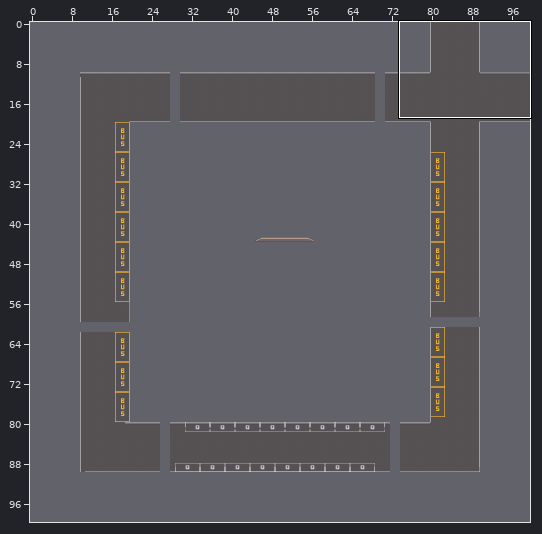
Two versions of a level (Tiled map, res/tiled/Overworld.tmx). The picture above shows the old version from afar; the outline marks the close-up.
Close-up. Before the edit:
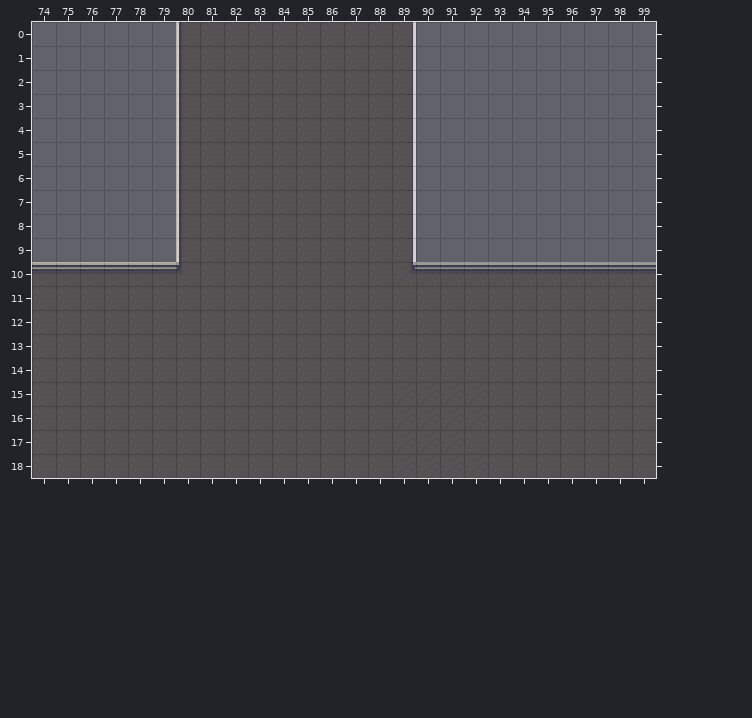
Cells are 16x16 px. Shown: x 74..99, y 0..18. The commit also changed other parts of the map, which this record leaves out.
And afterwards:
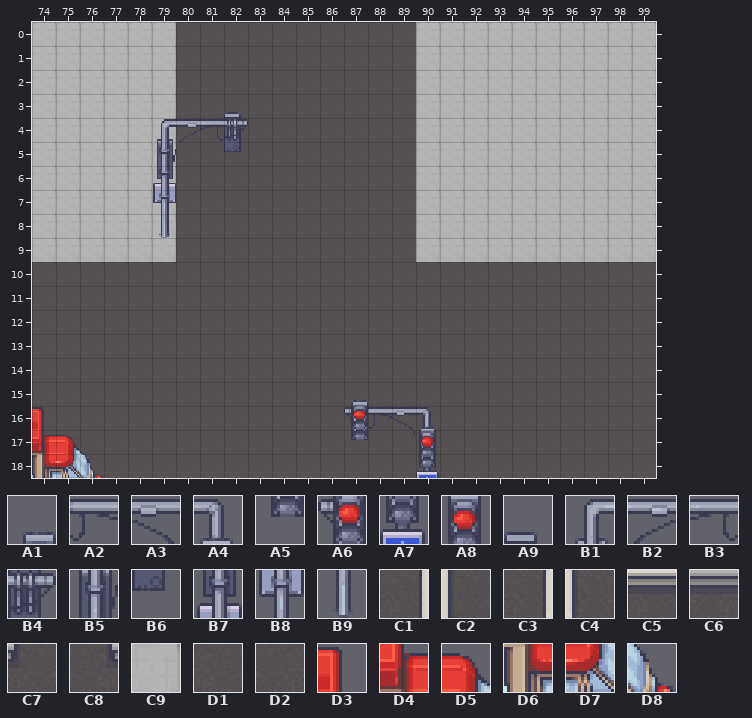
Key: from "Modern_Exteriors_Complete_Tile": A1 3699, A2 3876, A3 3877, A4 3878, A5 4051, A6 4229, A7 4230, A8 4581, A9 4758, B1 4931, B2 4932, B3 4933, B4 4934, B5 5107, B6 5110, B7 5283, B8 5459, B9 5635, C1 17455, C2 17625, C3 22185, C4 22188, C5 22367, C6 25522 flipped left-right, C7 25524, C8 25524 flipped left-right, C9 26759, D1 27470, D2 27470 flipped left-right, D3 30034, D4 30210, D5 30211, D6 30386, D7 30387, D8 30388.
__ is an empty cell.
Tiles of an added or newly shown layer are drawn over the layers below it.
Changes in this commit:
Layer "Floor" (now shown):
y 0..9: x 74..79 __ __ __ __ __ __ -> C9 C9 C9 C9 C9 C9; x 90..99 __ __ __ __ __ __ __ __ __ __ -> C9 C9 C9 C9 C9 C9 C9 C9 C9 C9
Layer "Blocked Floor":
y 0: x 80 C2 -> D1; x 89 C1 -> D1
y 1: x 80 C4 -> D1; x 89 C3 -> D1
y 2: x 80 C2 -> D1; x 89 C1 -> D1
y 3: x 80 C4 -> D1; x 89 C3 -> D1
y 4: x 80 C2 -> D1; x 89 C1 -> D1
y 5: x 80 C4 -> D1; x 89 C3 -> D1
y 6: x 80 C2 -> D1; x 89 C1 -> D1
y 7: x 80 C4 -> D1; x 89 C3 -> D1
y 8: x 80 C2 -> D1; x 89 C1 -> D1
y 9: x 80 C4 -> D1; x 89 C3 -> D1
y 10: x 74..80 C5 C5 C5 C5 C5 C5 C7 -> D1 D1 D1 D1 D1 D1 D1; x 89..99 C8 C6 C6 C6 C6 C6 C6 C6 C6 C6 C6 -> D1 D1 D1 D1 D1 D1 D1 D1 D1 D1 D1
y 16: x 89..90 D2 D2 -> D1 D1
y 17..18: x 90 D2 -> D1
Layer "Parked Car" (now shown):
y 16: x 74 __ -> D3
y 17: x 74..75 __ __ -> D4 D5
y 18: x 74..76 __ __ __ -> D6 D7 D8
Layer "Streetsigns" (now shown):
y 3: x 82 __ -> A9
y 4: x 79..82 __ __ __ __ -> B1 B2 B3 B4
y 5: x 79 __ -> B5; x 82 __ -> B6
y 6: x 79 __ -> B7
y 7: x 79 __ -> B8
y 8: x 79 __ -> B9
y 15: x 87 __ -> A1
y 16: x 87..90 __ __ __ __ -> A6 A2 A3 A4
y 17: x 87 __ -> A5; x 90 __ -> A8
y 18: x 90 __ -> A7
Changed places in both close-ups, as pixel boxes (x1, y1, x2, y2):
changed: (32, 22, 248, 274)
changed: (410, 22, 656, 274)
changed: (344, 400, 439, 478)
added: (32, 407, 104, 478)
